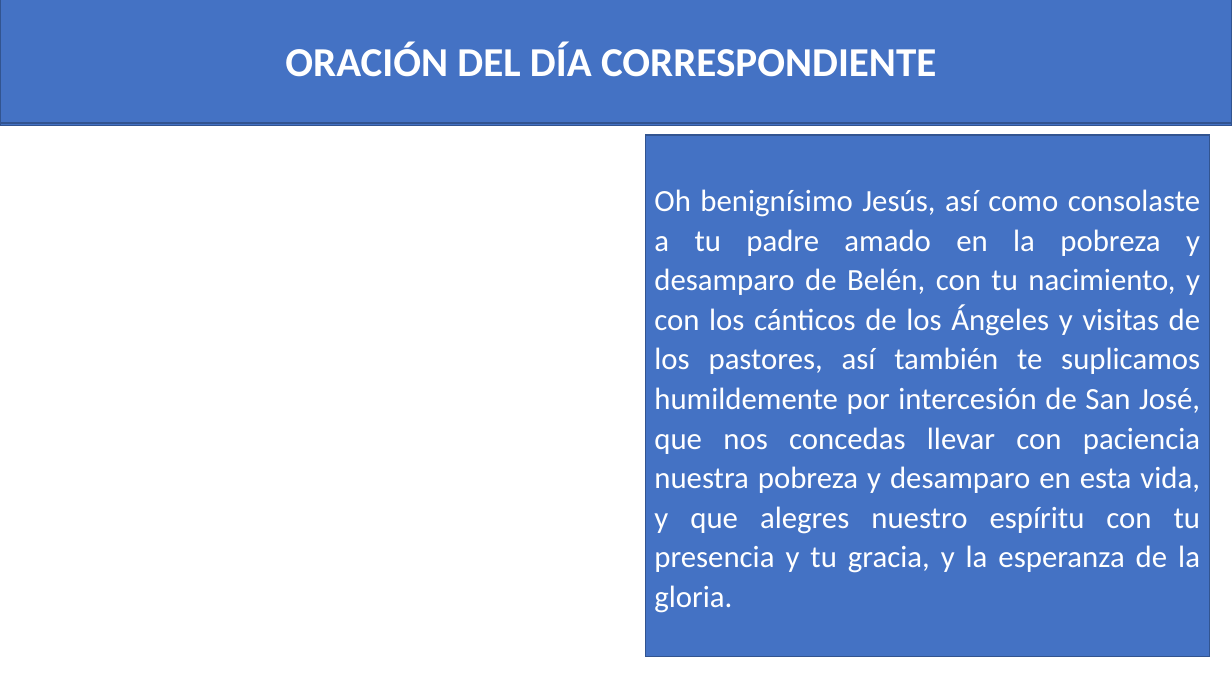
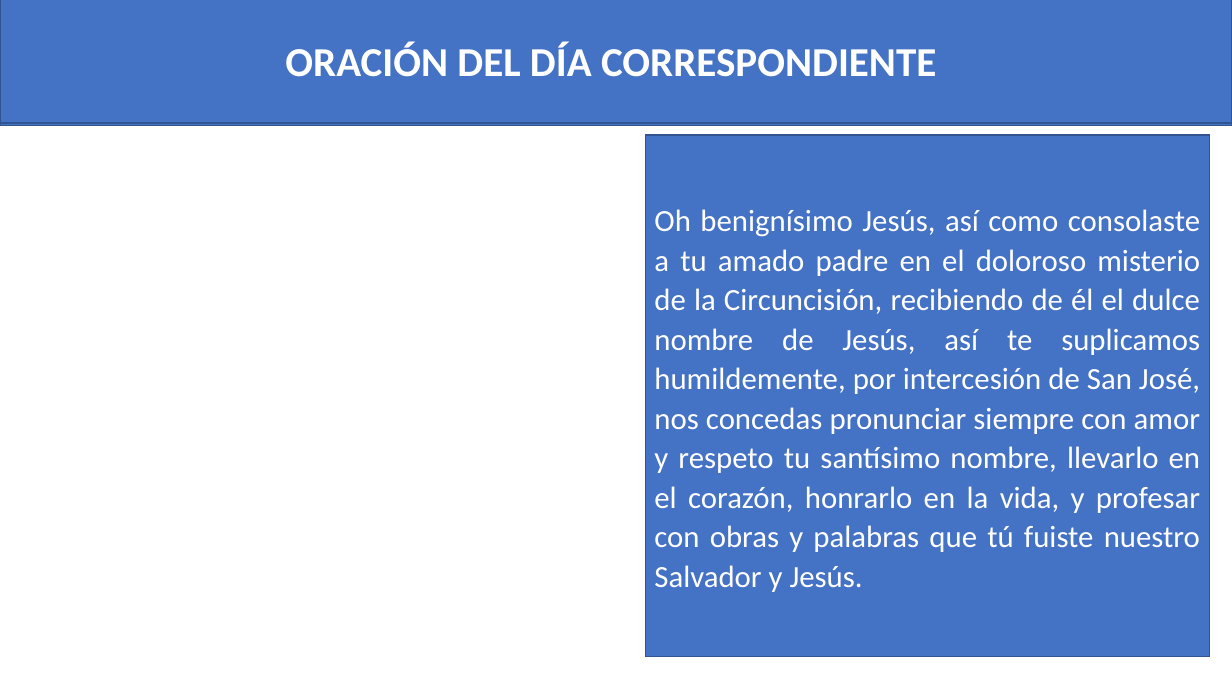
Before and after one commit to faontane-git/Santo-Rosario, a slide deck: slide 101 of Rosario+NovenaDía2.pptx. Drawn at 1232x693 pixels with LibreOffice and Linux fonts; fonts in the diff are those of the drawing; background and template pictures are left out. Boxes give left, top, right and bottom in pixels: in the first picture for what was removed or moved away, otherwise in the second. Text is boxed around its words. In the diff, an @@ line names an element or a change of style, - is before the commit and + after.

```diff
--- a/Rosario+NovenaDía2.pptx
+++ b/Rosario+NovenaDía2.pptx
@@ text in rectangle at (654, 209, 1200, 592): text changed @@
-Oh benignísimo Jesús, así como consolaste a tu padre amado en la pobreza y desamparo de Belén, con tu nacimiento, y con los cánticos de los Ángeles y visitas de los pastores, así también te suplicamos humildemente por intercesión de San José, que nos concedas llevar con paciencia nuestra pobreza y desamparo en esta vida, y que alegres nuestro espíritu con tu presencia y tu gracia, y la esperanza de la gloria.
+Oh benignísimo Jesús, así como consolaste a tu amado padre en el doloroso misterio de la Circuncisión, recibiendo de él el dulce nombre de Jesús, así te suplicamos humildemente, por intercesión de San José, nos concedas pronunciar siempre con amor y respeto tu santísimo nombre, llevarlo en el corazón, honrarlo en la vida, y profesar con obras y palabras que tú fuiste nuestro Salvador y Jesús.
```
Also in this commit, not shown: 1 other slide changed.
